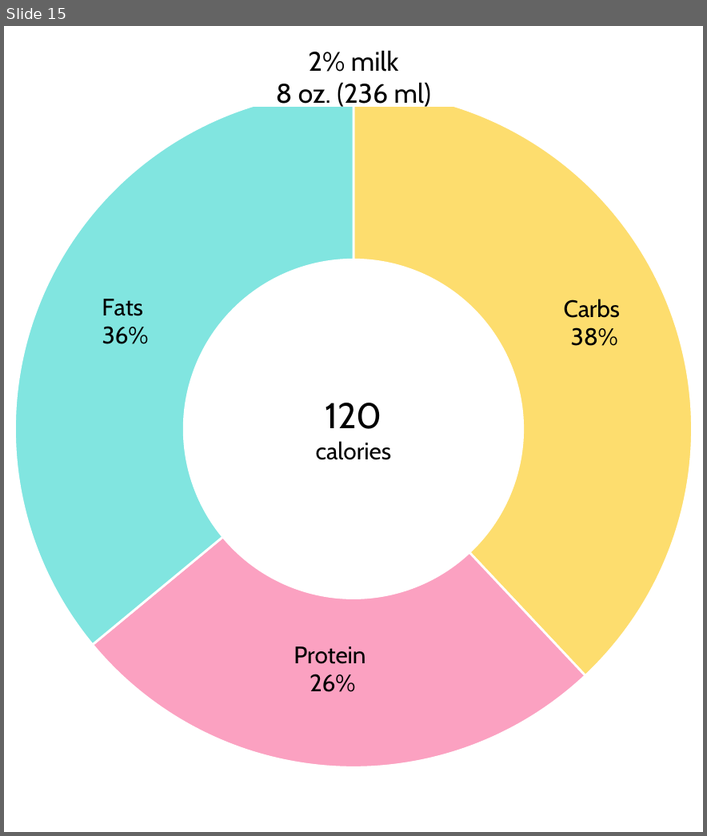
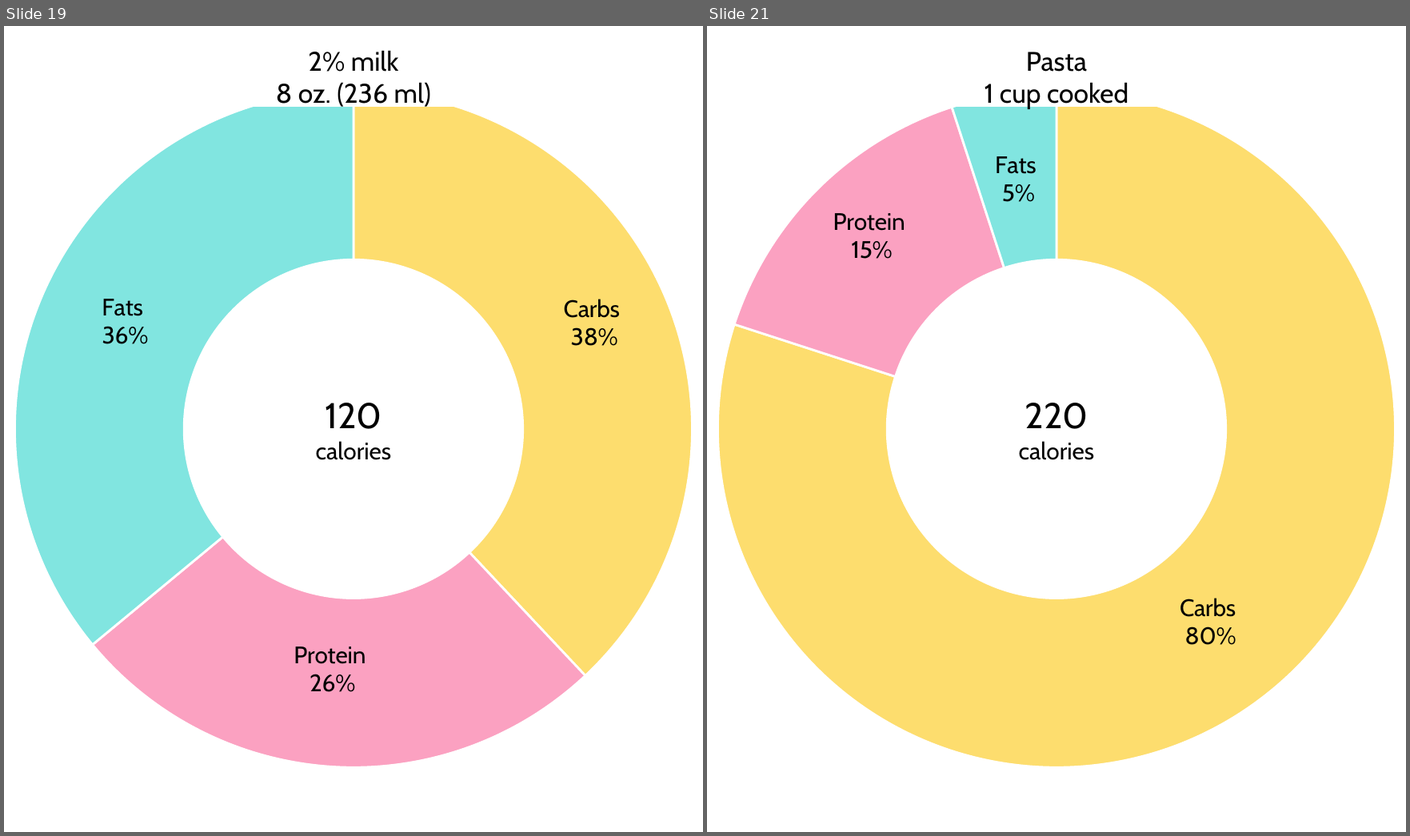
Before and after one commit to nicetats/macromania, a slide deck: Images/NutritionLabels/FoodTrackerPercentages.pptx. Shown side by side, each under a label of ours: slide 15 before the commit, slides 19 and 21 after it; the slides between them are not shown. The pictures are 707x836 and 1410x836 pixels, drawn with LibreOffice and Linux fonts; fonts in the diff are those of the drawing. Boxes give left, top, right and bottom in pixels: in the first picture for what was removed or moved away, otherwise in the second. Text is boxed around its words. In the diff, an @@ line names an element or a change of style, - is before the commit and + after.

```diff
--- a/Images/NutritionLabels/FoodTrackerPercentages.pptx
+++ b/Images/NutritionLabels/FoodTrackerPercentages.pptx
@@ slide 21 added at <box>707,26,1406,832</box>, background #FFFFFF @@
@@ doughnut chart added at <box>707,26,1406,832</box> @@
+categories: Carbs, Protein, Fats
+Series 1: 0.8, 0.15, 0.05
@@ rectangle added at <box>869,47,1245,106</box>, fill #FFFFFF, outline #FFFFFF 1 pt, 18 pt, text #000000 @@
+Pasta
+1 cup cooked
@@ text added at <box>1019,403,1094,460</box>, 16 pt, text #000000 @@
+220
+calories
@@ what was slide 15 is now slide 19 @@
```
Also in this commit, not shown: 1 slide changed, 5 other slides added, 17 other files.
